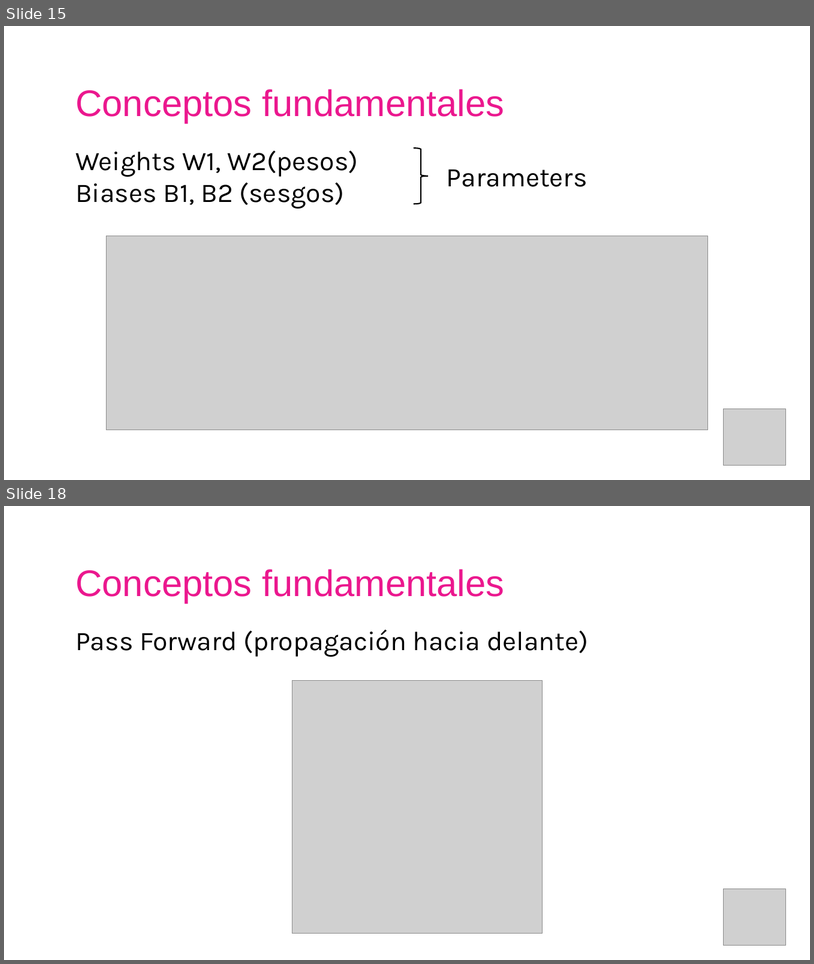
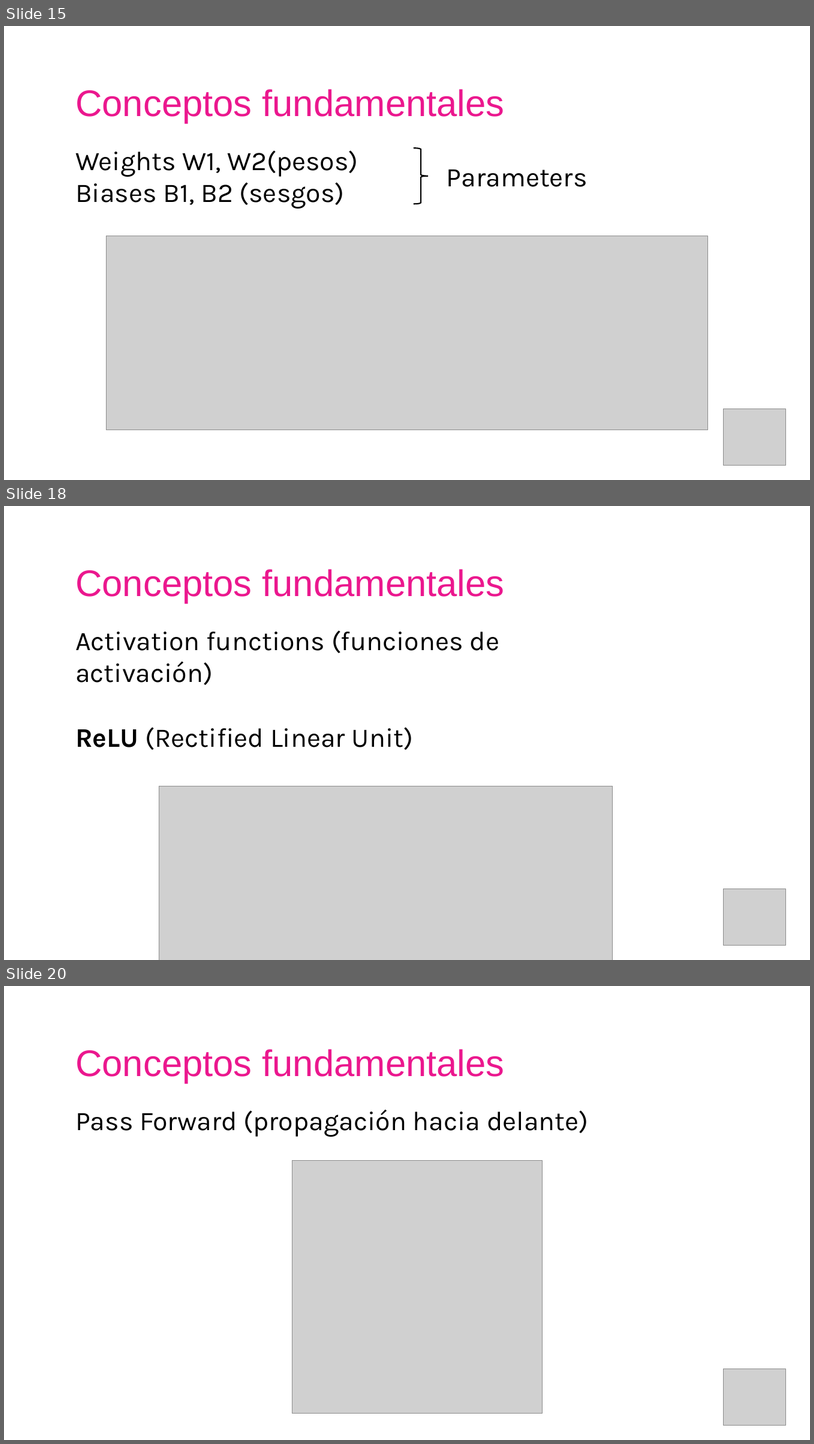
Before and after one commit to AISC-Madrid/workshop-materials, a slide deck: Neural Networks/Slides.pptx. Shown one above the other, each under a label of ours: slides 15 and 18 before the commit, slides 15, 18 and 20 after it; the slides between them are not shown. The pictures are 814x964 and 814x1444 pixels, drawn with LibreOffice and Linux fonts; fonts in the diff are those of the drawing; grey boxes stand for pictures. Boxes give left, top, right and bottom in pixels: in the first picture for what was removed or moved away, otherwise in the second. Text is boxed around its words. In the diff, an @@ line names an element or a change of style, - is before the commit and + after.

```diff
--- a/Neural Networks/Slides.pptx
+++ b/Neural Networks/Slides.pptx
@@ slide 18 added at (4,506,810,960), background #FFFFFF @@
@@ text added at (75,569,505,603), 44 pt, text #EB178E @@
+Conceptos fundamentales
@@ text added at (75,630,500,750), 32 pt, text #000000 @@
+Activation functions (funciones de activación)
+ReLU (Rectified Linear Unit)
@@ picture added at (159,786,613,960) @@
@@ picture added at (724,889,786,945) @@
@@ what was slide 18 is now slide 20 @@
```
Also in this commit, not shown: 62 slides changed, 5 other slides added, 8 slides removed, 1 other file.
